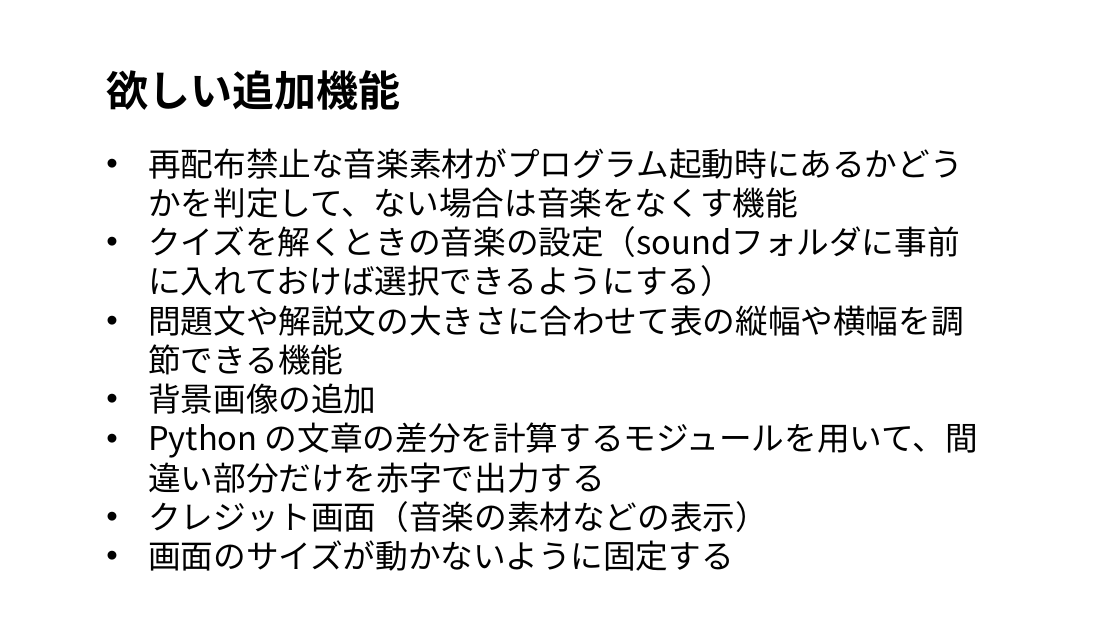
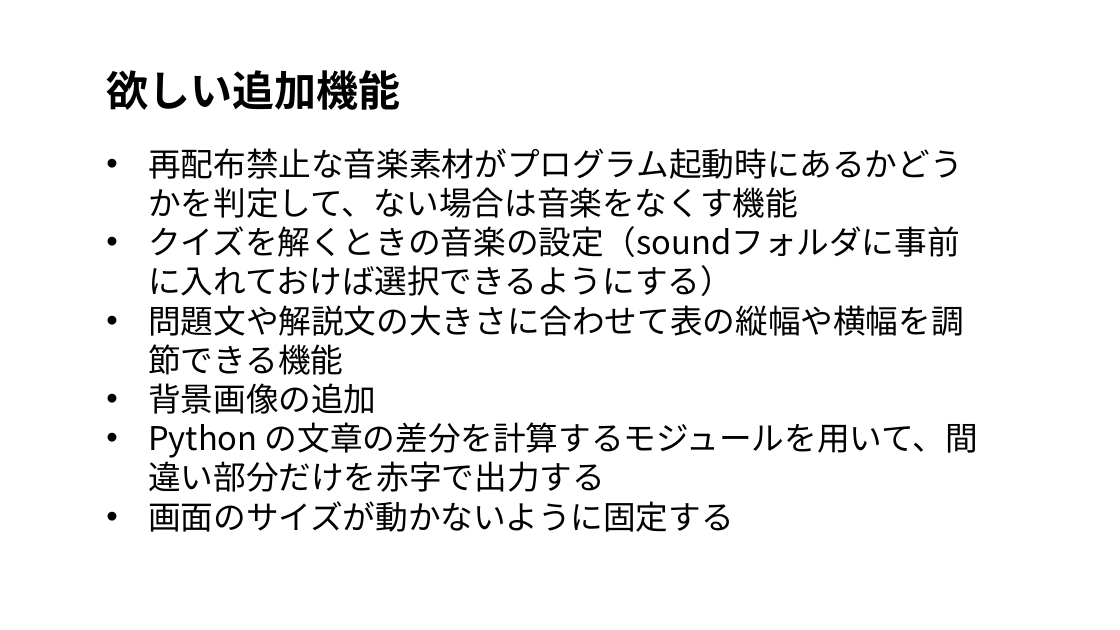
Before and after one commit to tanakai0/stdlib_py_typist, a slide deck: slide 14 of design.pptx. Drawn at 1120x630 pixels with LibreOffice and Linux fonts; fonts in the diff are those of the drawing. Boxes give left, top, right and bottom in pixels: in the first picture for what was removed or moved away, otherwise in the second. Text is boxed around its words. In the diff, an @@ line names an element or a change of style, - is before the commit and + after.

```diff
--- a/design.pptx
+++ b/design.pptx
@@ text at (x1=148, y1=501, x2=768, y2=532): paragraph removed @@
-• クレジット画面（音楽の素材などの表示）
```
Also in this commit, not shown: 1 other slide changed, 3 other files.
